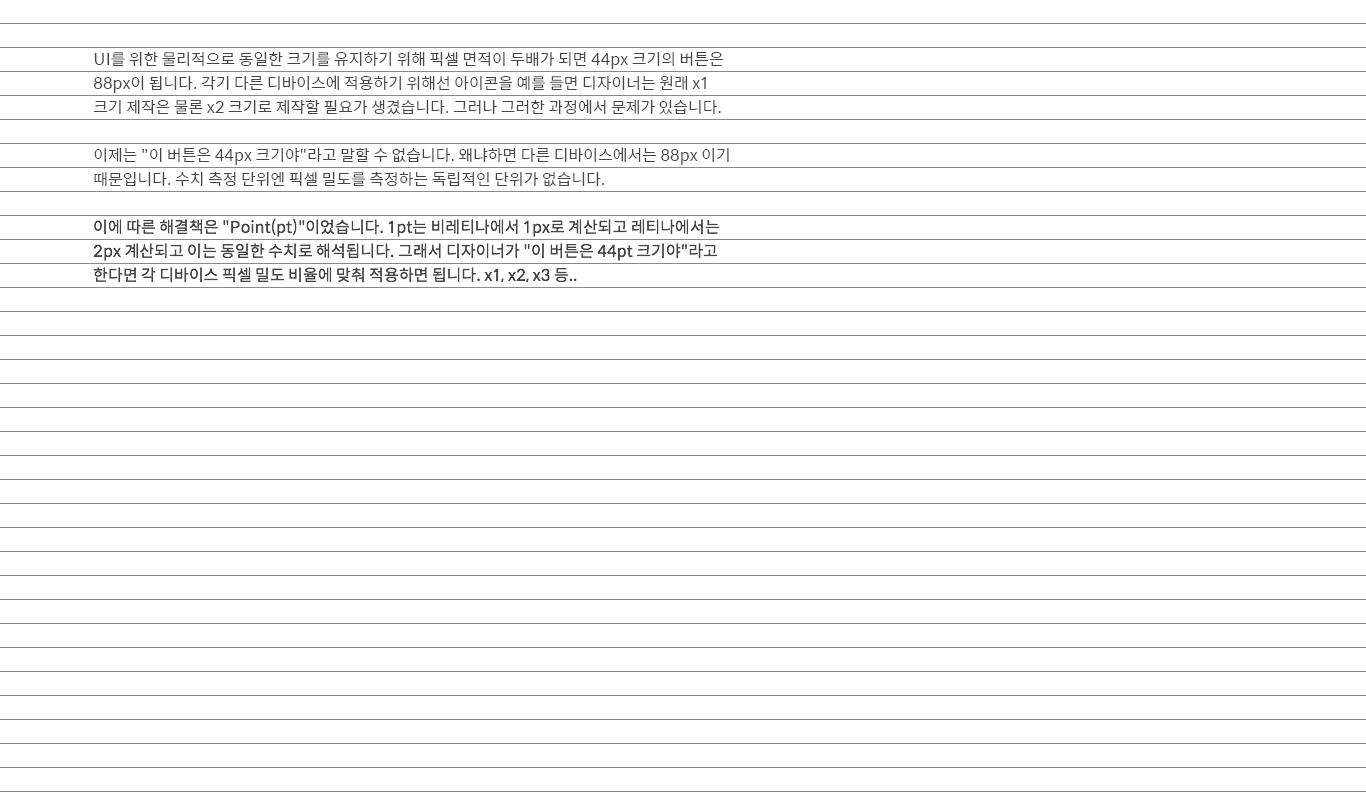
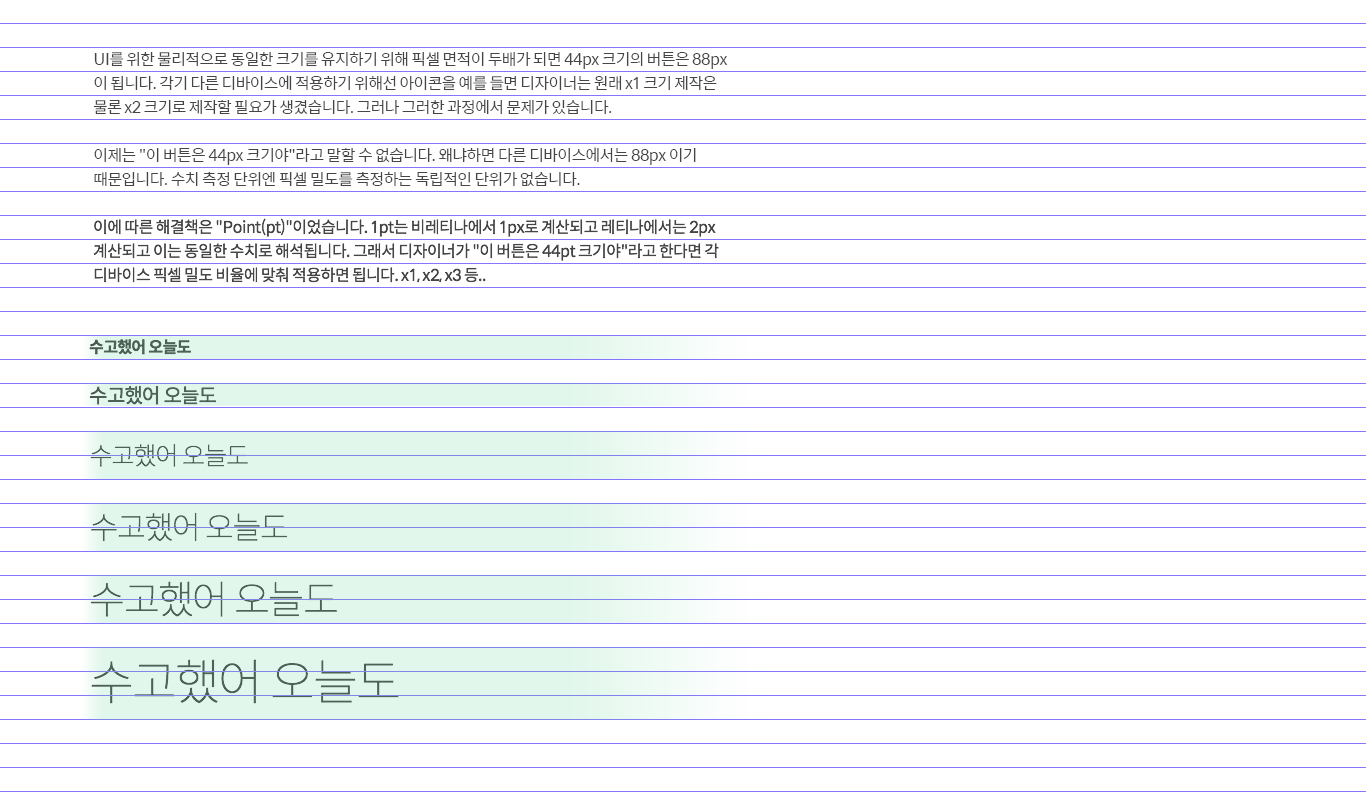
Layers edited between the first and the second w=1366, h=800 image:
added group "Heading Guide" with 6 layers in group "GRID" over [83,336,736,720]
added layer "guide" (1st of 6, in "GRID" › "Heading Guide") (20%) in group "Heading Guide" over [83,647,736,720]
added layer "guide" (2nd of 6, in "GRID" › "Heading Guide") (20%) in group "Heading Guide" over [83,575,736,623]
added layer "guide" (3rd of 6, in "GRID" › "Heading Guide") (20%) in group "Heading Guide" over [83,503,736,551]
added layer "guide" (4th of 6, in "GRID" › "Heading Guide") (20%) in group "Heading Guide" over [83,431,736,479]
added layer "guide" (5th of 6, in "GRID" › "Heading Guide") (20%) in group "Heading Guide" over [83,383,736,406]
added layer "guide" (6th of 6, in "GRID" › "Heading Guide") (20%) in group "Heading Guide" over [83,336,736,359]
added group "Headings" with 6 layers above "Paragraph" over [89,339,399,704]
added layer "h1" in group "Headings" over [91,659,399,704]
added layer "h2" in group "Headings" over [91,581,337,617]
added layer "h3" in group "Headings" over [91,512,288,542]
added layer "h4" in group "Headings" over [90,444,248,467]
added layer "h5" in group "Headings" over [89,386,217,405]
added layer "h6" in group "Headings" over [89,339,191,355]
added group "Paragraph" with 1 layers above "Background" over [93,52,728,283]
moved "UI를 위한 물리적으로 동일한 크기를 유지하기 위해 픽셀 면적이 두배가 되면 44px 크기의 버튼은 88px이 됩" into group "Paragraph", painted on it over [93,52,729,283]
